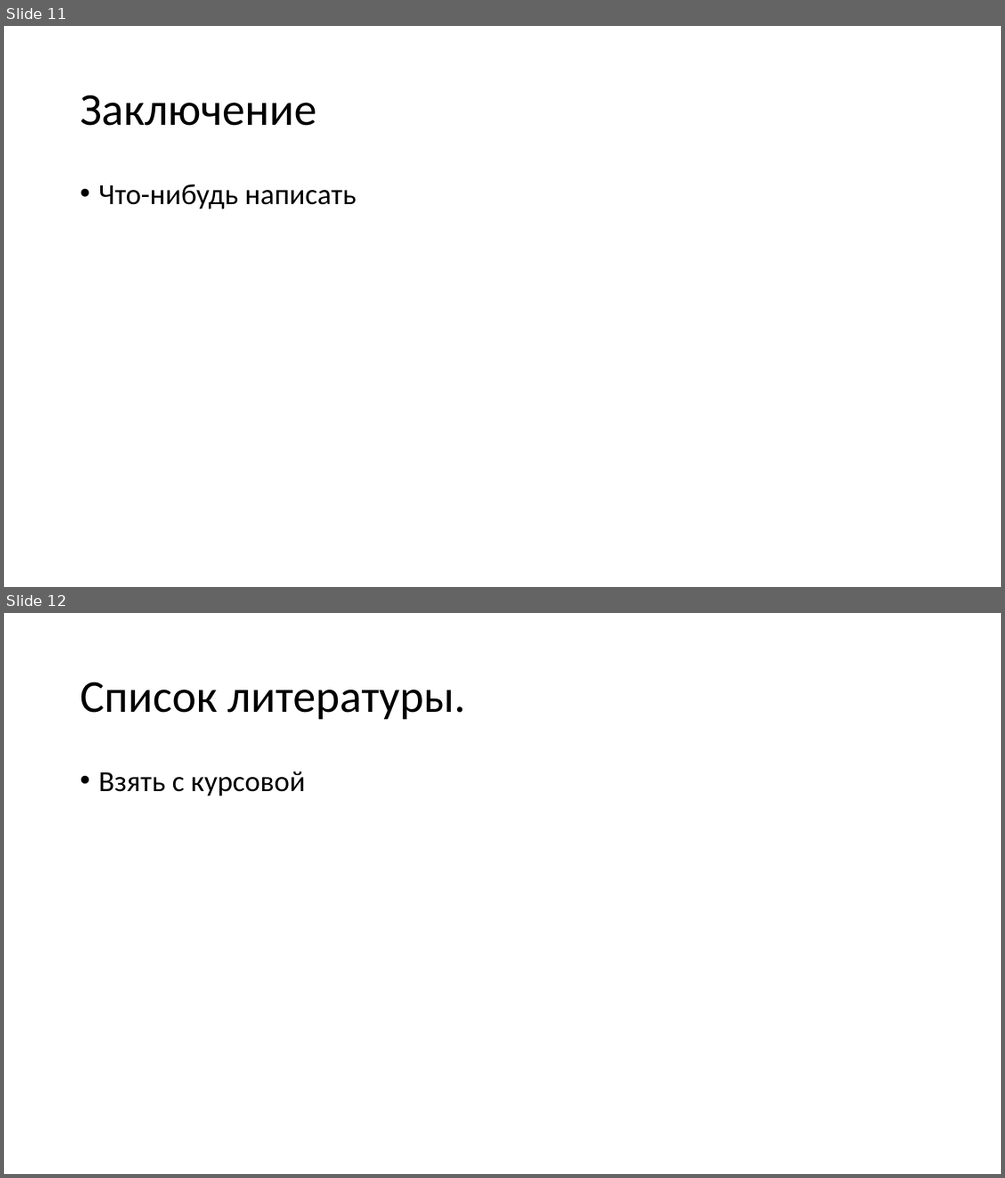
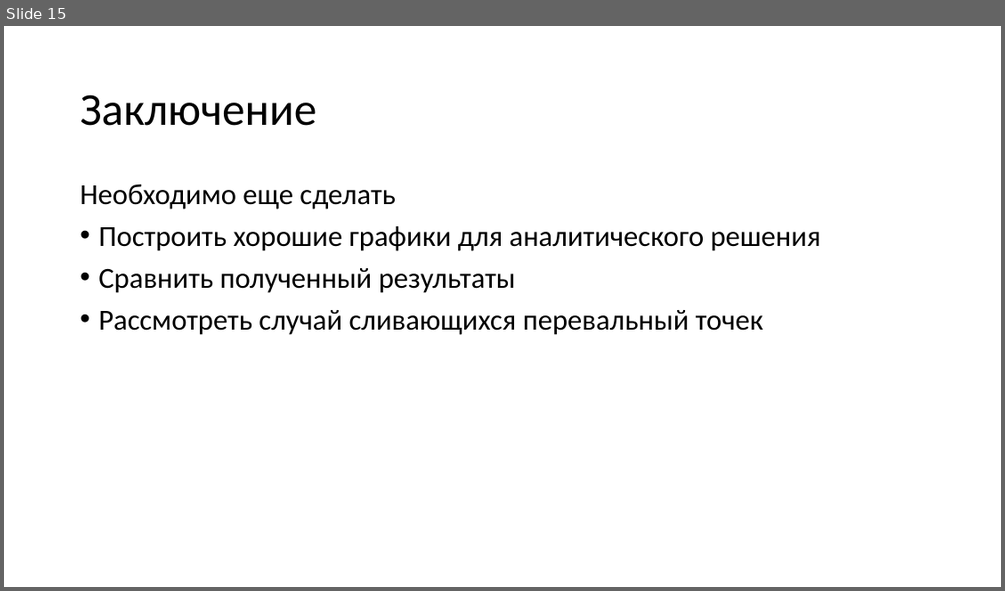
Before and after one commit to amakhno/Integration, a slide deck: defence.pptx. Shown one above the other, each under a label of ours: slides 11 and 12 before the commit, slide 15 after it. The pictures are 1005x1178 and 1005x591 pixels, drawn with LibreOffice and Linux fonts; fonts in the diff are those of the drawing. Boxes give left, top, right and bottom in pixels: in the first picture for what was removed or moved away, otherwise in the second. Text is boxed around its words. In the diff, an @@ line names an element or a change of style, - is before the commit and + after.

```diff
--- a/defence.pptx
+++ b/defence.pptx
@@ slide 12 removed at (4, 613, 1001, 1174), background #FFFFFF @@
@@ title removed at (80, 682, 465, 720) @@
-Список литературы.
@@ text removed at (98, 771, 305, 796) @@
-• Взять с курсовой
@@ what was slide 11 is now slide 15 @@
@@ slide 15 changed as well @@
@@ text at (80, 184, 821, 335): text changed @@
-• Что-нибудь написать
+Необходимо еще сделать
+• Построить хорошие графики для аналитического решения
+• Сравнить полученный результаты
+• Рассмотреть случай сливающихся перевальный точек
```
Also in this commit, not shown: 5 other slides changed, 10 slides added, 5 other slides removed, 6 other files.
